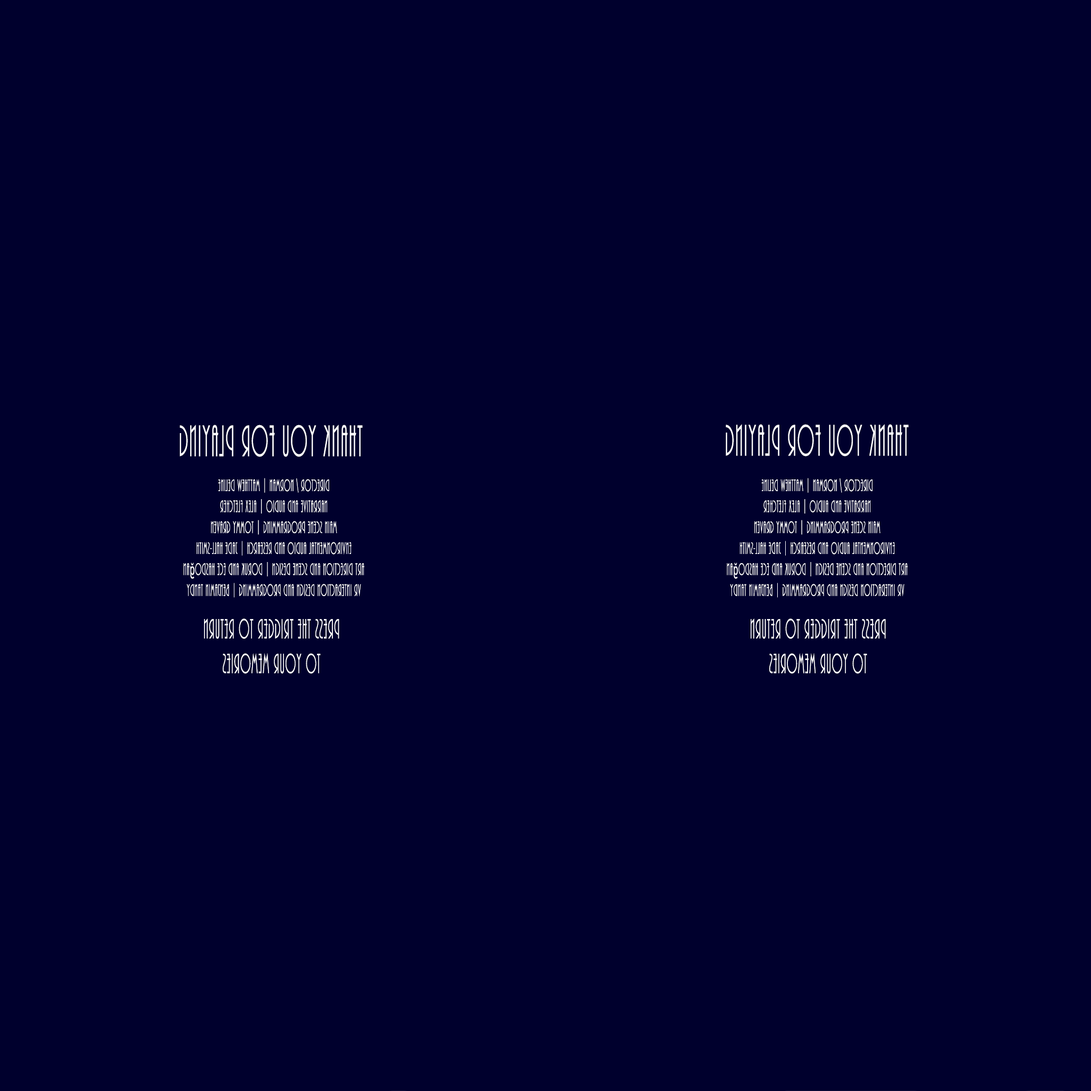
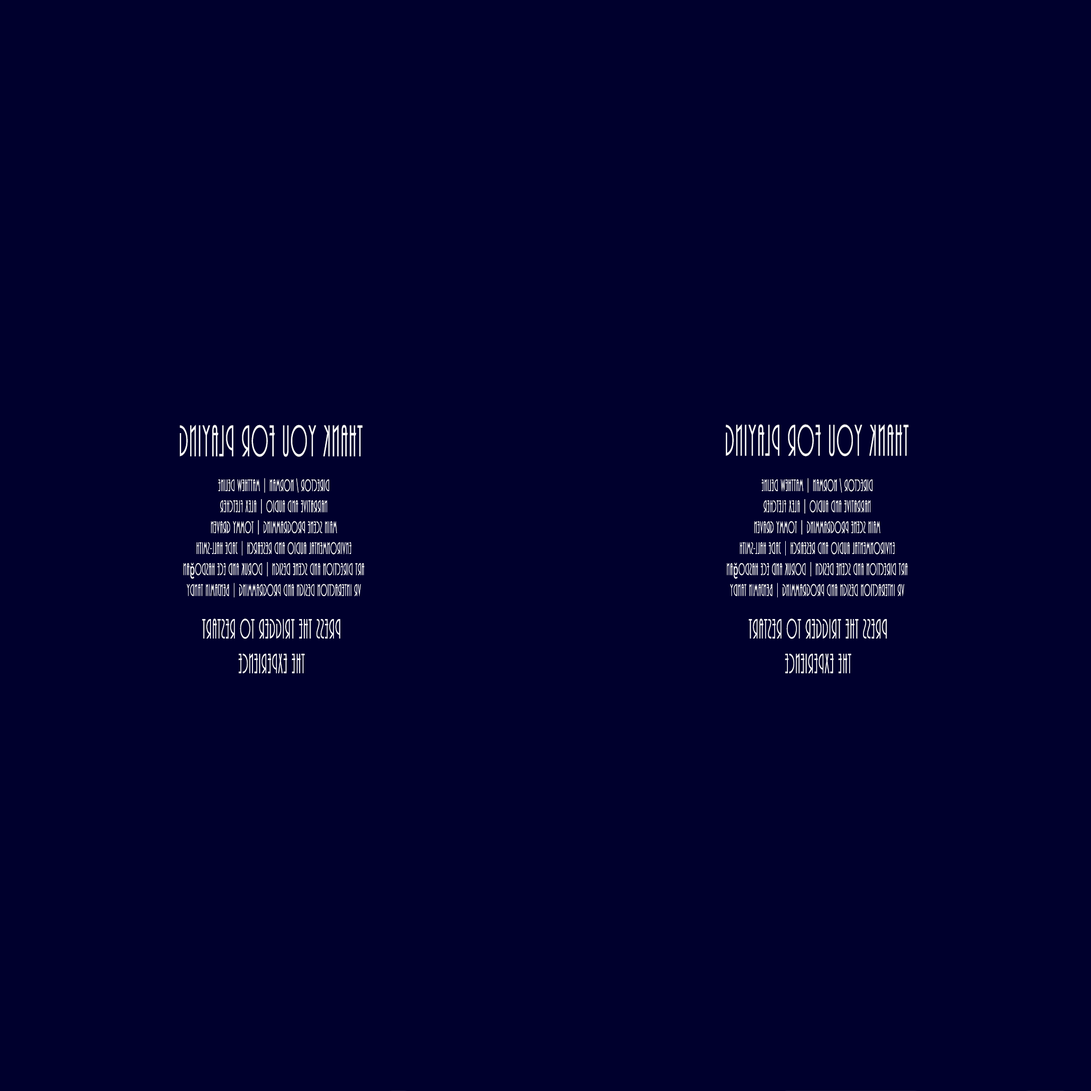
Layer changes from the first (1091, 1091) image to the second:
renamed "PRESS THE TRIGGER TO RETURN TO YOUR MEMORIES" to "PRESS THE TRIGGER TO REstart THE EXPERIENCE", painted on it over [748, 618, 888, 675]
renamed "PRESS THE TRIGGER TO RETURN TO YOUR MEMORIES" to "PRESS THE TRIGGER TO RESTART THE EXPERIENCE", painted on it over [201, 618, 341, 675]
